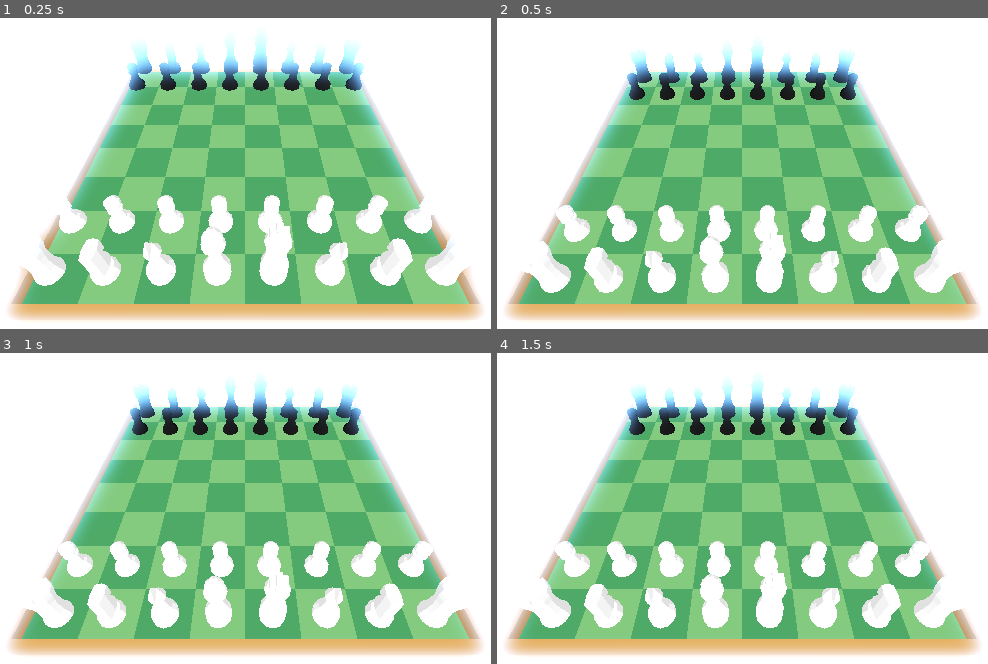
Above: before the commit, frames 1-4 (two rows, left to right).
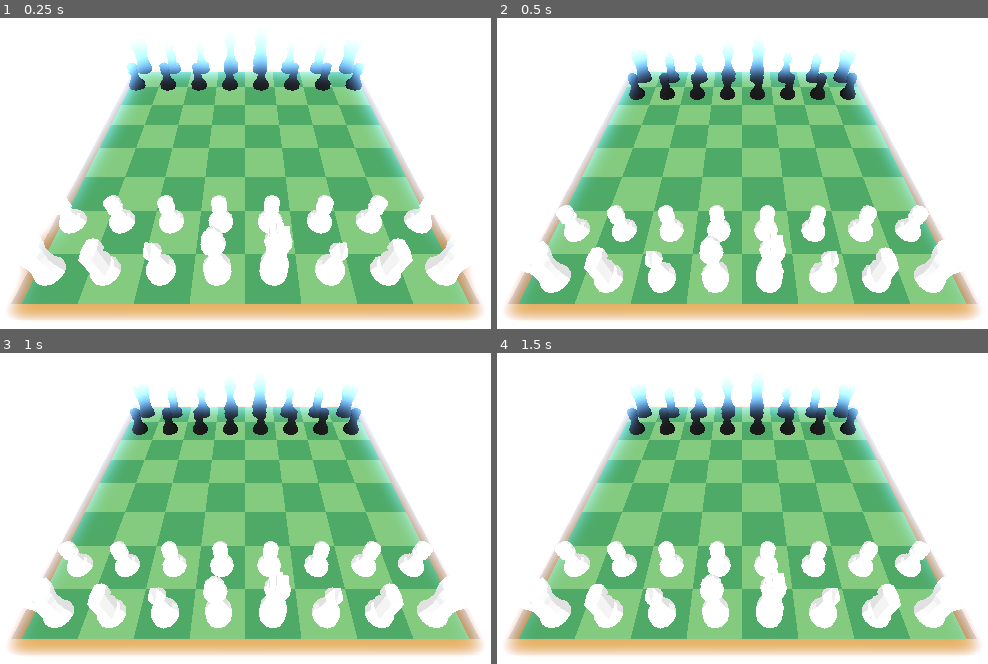
Above: after the commit, the same moments.

Repository: rickyguerin/Fairway-Chess-Jam-Submission
Game: Godot game, scene res://scenes/game.tscn
The game is run twice, just before and just after one commit, with the same random seed, the same clock (stepped at 60 frames per second) and the same inputs.
Inputs (mouse positions are in pixels of both pictures, inside the frame that each line leads up to):
- Up to frame 1 (0.25 s): no input
- Up to frame 2 (0.5 s): no input
- Up to frame 3 (1 s): move the mouse to (422, 461) at 0.52 s; hold A (A) from 0.53 s (still down); click (422, 461) at 0.67 s
- Up to frame 4 (1.5 s): move the mouse to (580, 505) at 1.27 s; release A (A) at 1.28 s; tap D (D) at 1.35 s; click (580, 505) at 1.42 s

Frame 1 is identical in both runs. In frame 2, 0.2% of the frame differs, in the area x 26-74%, y 8-27%; in frame 3, less than 0.1%; in frame 4, less than 0.1%.

Commit message:
turn off lock rotation and can sleep

Diff:
--- a/godot/scenes/pieces/black/BlackBishop.tscn
+++ b/godot/scenes/pieces/black/BlackBishop.tscn
@@ -7,7 +7,7 @@
 points = PackedVector3Array(-0.5, 0, 0, -0.433046, 0, -0.25, -0.433046, 0, 0.249902, -0.5, 0.199843, 0, -0.433046, 0.19 …(1193 unchanged characters)…
 
 [node name="Bishop" instance=ExtResource("1_2oco7")]
-lock_rotation = true
+can_sleep = false
 
 [node name="Mesh" parent="." index="0"]
 surface_material_override/0 = ExtResource("2_01vxu")
--- a/godot/scenes/pieces/black/BlackKing.tscn
+++ b/godot/scenes/pieces/black/BlackKing.tscn
@@ -7,7 +7,7 @@
 points = PackedVector3Array(-0.5, 0, 0, -0.433046, 0, -0.25, -0.433046, 0, 0.249902, -0.5, 0.699746, 0, -0.250098, 0, - …(1084 unchanged characters)…
 
 [node name="King" instance=ExtResource("1_qlgum")]
-lock_rotation = true
+can_sleep = false
 
 [node name="Mesh" parent="." index="0"]
 surface_material_override/0 = ExtResource("2_dr0pm")
--- a/godot/scenes/pieces/black/BlackKnight.tscn
+++ b/godot/scenes/pieces/black/BlackKnight.tscn
@@ -7,7 +7,7 @@
 points = PackedVector3Array(-0.5, 0, 0, -0.433046, 0, -0.25, -0.433046, 0, 0.25, -0.5, 0.249987, 0, -0.433046, 0.249987 …(767 unchanged characters)…
 
 [node name="Knight" instance=ExtResource("1_0jkhw")]
-lock_rotation = true
+can_sleep = false
 
 [node name="Mesh" parent="." index="0"]
 surface_material_override/0 = ExtResource("2_3ld1i")
--- a/godot/scenes/pieces/black/BlackPawn.tscn
+++ b/godot/scenes/pieces/black/BlackPawn.tscn
@@ -7,7 +7,7 @@
 points = PackedVector3Array(-0.5, 0, 0, -0.433046, 0, -0.25, -0.433046, 0, 0.249902, -0.5, 0.199951, 0, -0.433046, 0.19 …(1199 unchanged characters)…
 
 [node name="Pawn" instance=ExtResource("1_k1ybr")]
-lock_rotation = true
+can_sleep = false
 
 [node name="Mesh" parent="." index="0"]
 surface_material_override/0 = ExtResource("2_yshjn")
--- a/godot/scenes/pieces/black/BlackQueen.tscn
+++ b/godot/scenes/pieces/black/BlackQueen.tscn
@@ -7,7 +7,7 @@
 points = PackedVector3Array(-0.5, 0, 0, -0.433046, 0, -0.25, -0.433046, 0, 0.249902, -0.5, 0.499804, 0, -0.250098, 0, - …(1798 unchanged characters)…
 
 [node name="Queen" instance=ExtResource("1_mrrrq")]
-lock_rotation = true
+can_sleep = false
 
 [node name="Mesh" parent="." index="0"]
 surface_material_override/0 = ExtResource("2_klulk")
--- a/godot/scenes/pieces/black/BlackRook.tscn
+++ b/godot/scenes/pieces/black/BlackRook.tscn
@@ -7,7 +7,7 @@
 points = PackedVector3Array(-0.5, 0, 0, -0.433046, 0, -0.25, -0.433046, 0, 0.249902, -0.5, 2.1, 0, -0.250098, 0, -0.433 …(382 unchanged characters)…
 
 [node name="Rook" instance=ExtResource("1_ohqvb")]
-lock_rotation = true
+can_sleep = false
 
 [node name="Mesh" parent="." index="0"]
 surface_material_override/0 = ExtResource("2_hbab4")
